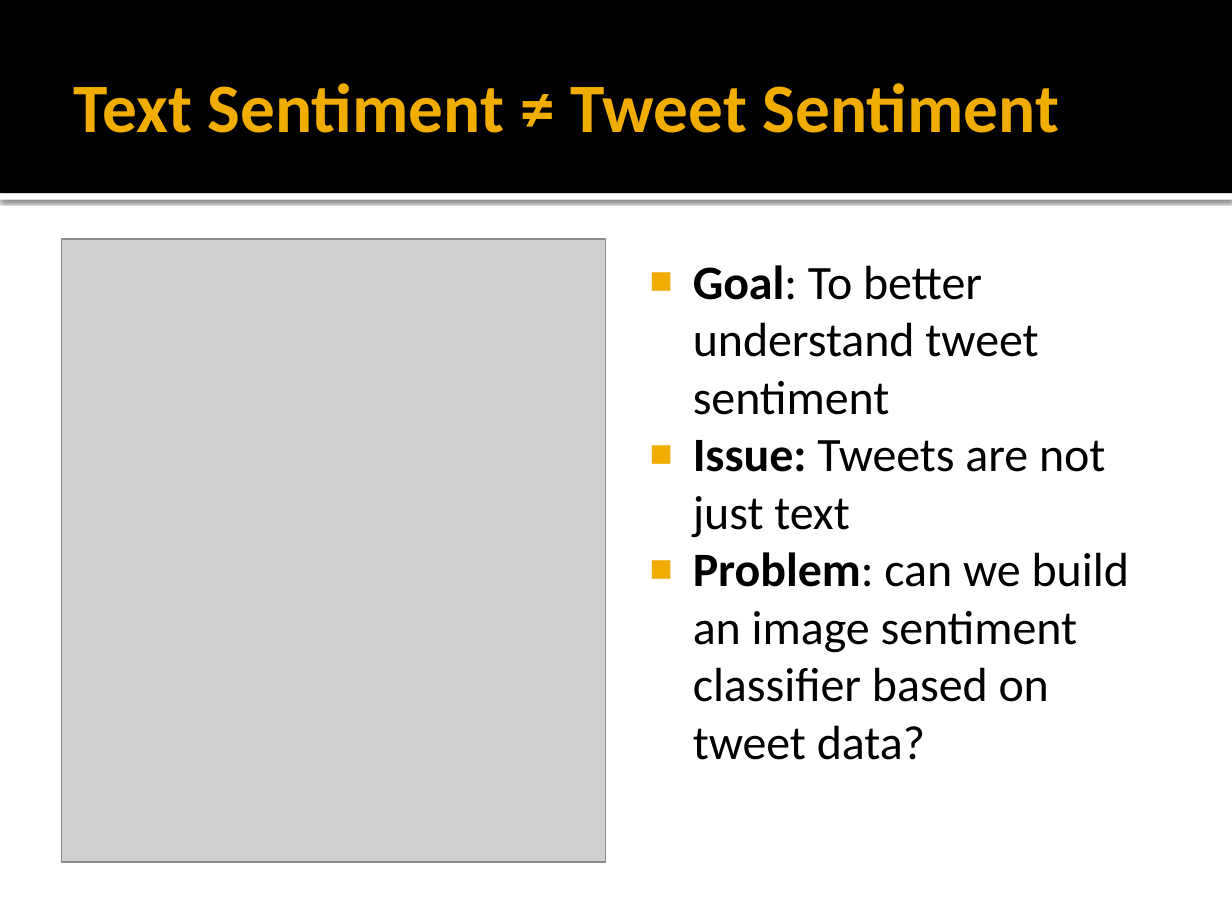
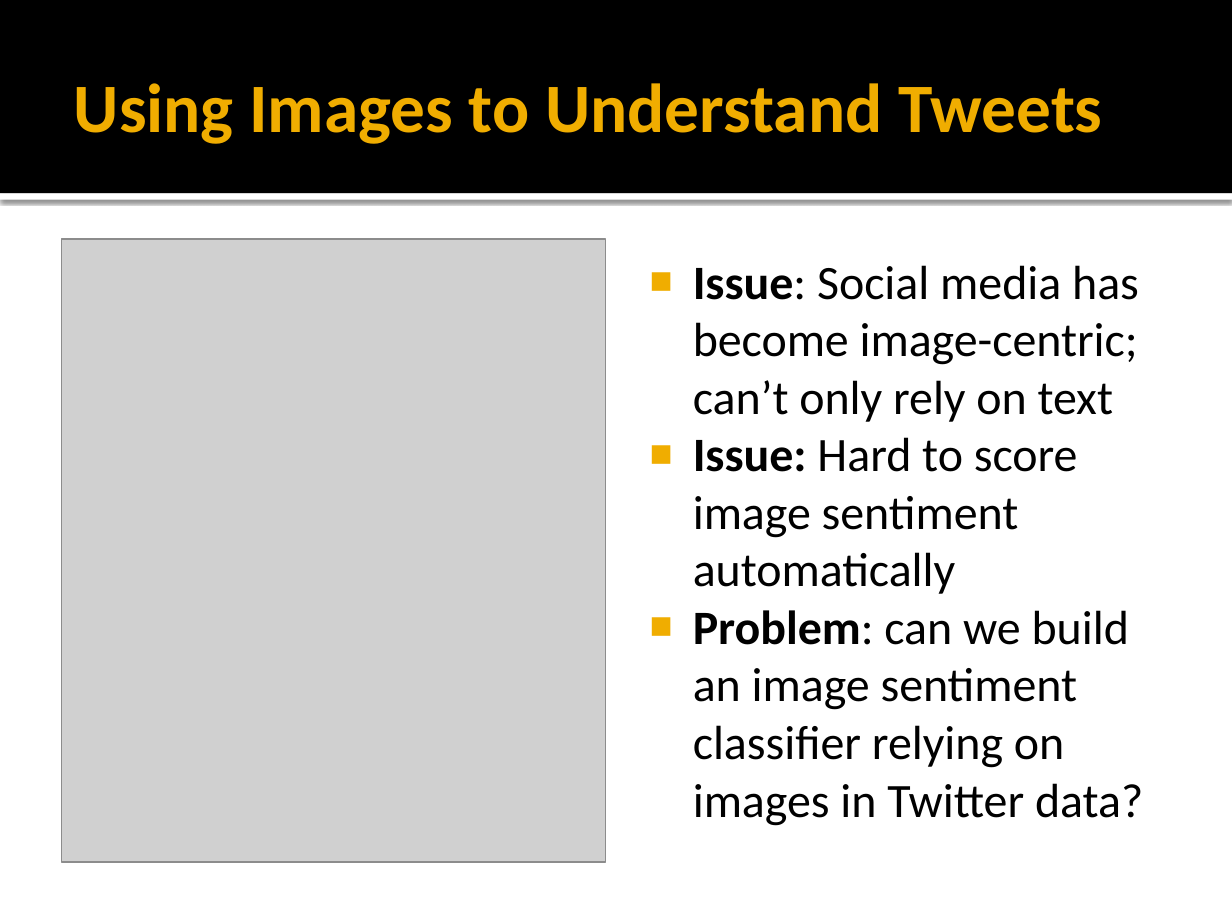
Before and after one commit to asterix135/CKME136, a slide deck: slide 2 of Submissions/C_Graham_Capstone.pptx. Drawn at 1232x924 pixels with LibreOffice and Linux fonts; fonts in the diff are those of the drawing; grey boxes stand for pictures. Boxes give left, top, right and bottom in pixels: in the first picture for what was removed or moved away, otherwise in the second. Text is boxed around its words. In the diff, an @@ line names an element or a change of style, - is before the commit and + after.

```diff
--- a/Submissions/C_Graham_Capstone.pptx
+++ b/Submissions/C_Graham_Capstone.pptx
@@ title at box(74, 83, 1102, 144): text changed @@
-Text Sentiment ≠ Tweet Sentiment
+Using Images to Understand Tweets
@@ text at box(693, 265, 1143, 826): text changed @@
-■ Goal: To better understand tweet sentiment
-■ Issue: Tweets are not just text
-■ Problem: can we build an image sentiment classifier based on tweet data?
+■ Issue: Social media has become image-centric; can’t only rely on text
+■ Issue: Hard to score image sentiment automatically
+■ Problem: can we build an image sentiment classifier relying on images in Twitter data?
```
Also in this commit, not shown: 4 other slides changed, 2 slides added, 2 slides removed, 1 other file.
